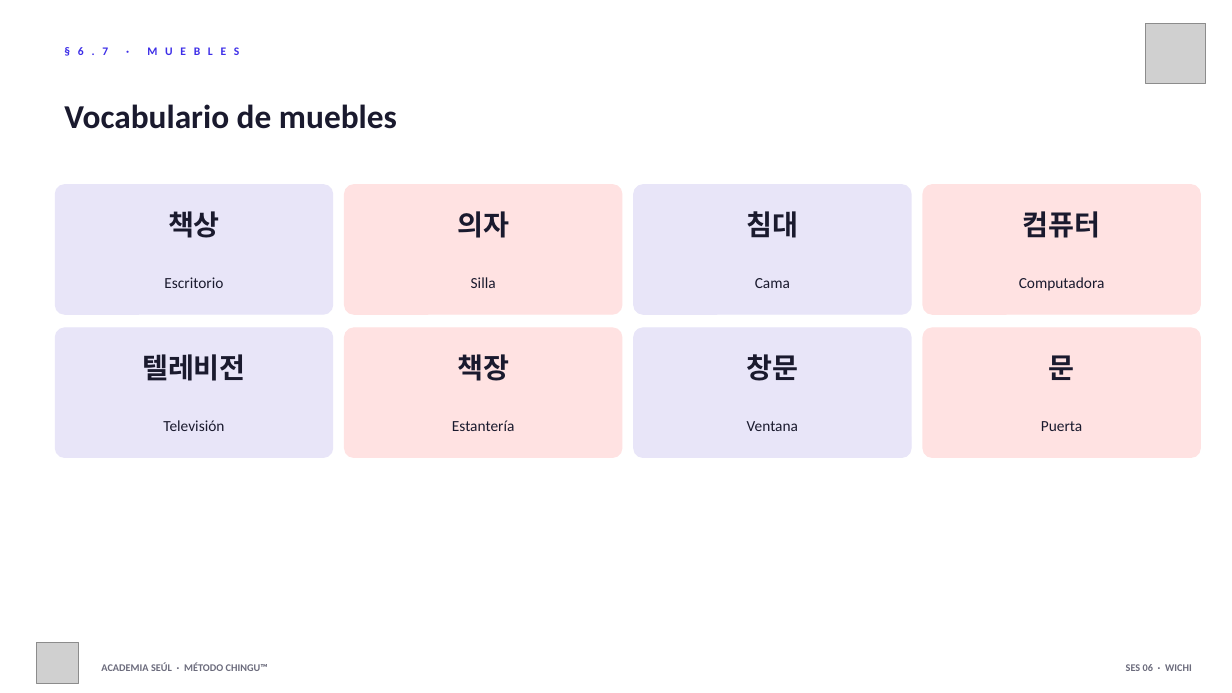
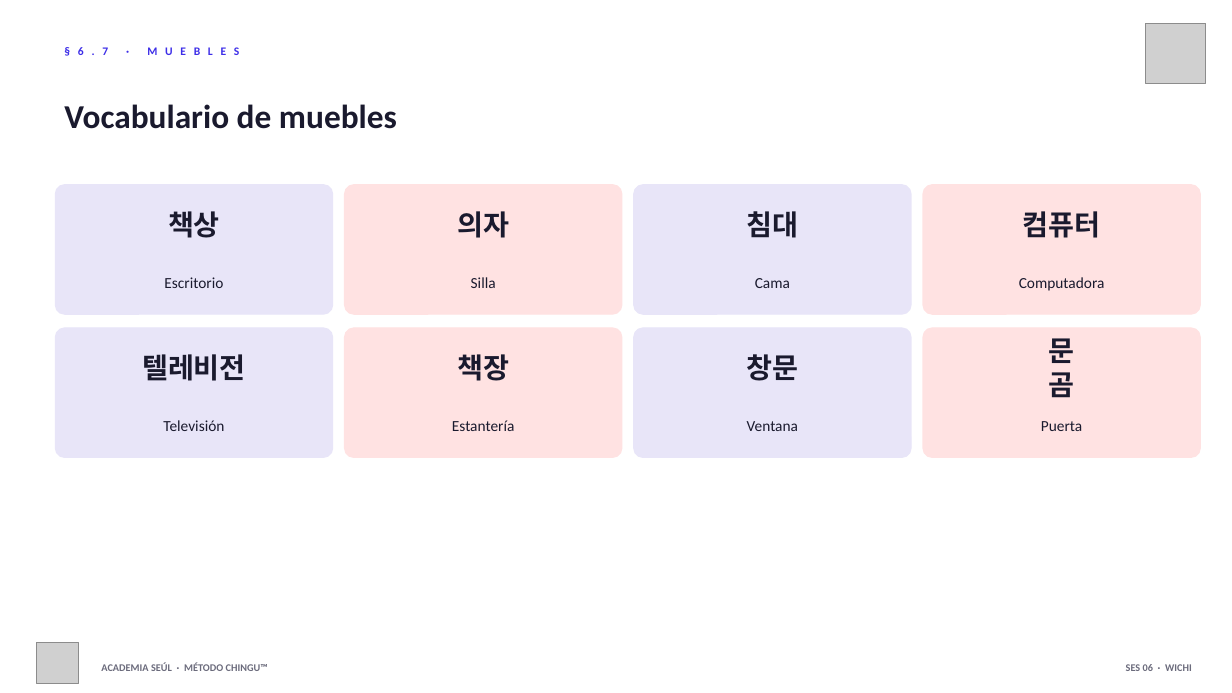
Before and after one commit to academiaseul/ACADEMIASEULWEB, a slide deck: slide 12 of A1_Nivel_1/06_Ubicacion/Sesion_06_Ubicacion.pptx (slide 10 before the commit). Drawn at 1232x693 pixels with LibreOffice and Linux fonts; fonts in the diff are those of the drawing; grey boxes stand for pictures. Boxes give left, top, right and bottom in pixels: in the first picture for what was removed or moved away, otherwise in the second. Text is boxed around its words. In the diff, an @@ line names an element or a change of style, - is before the commit and + after.

```diff
--- a/A1_Nivel_1/06_Ubicacion/Sesion_06_Ubicacion.pptx
+++ b/A1_Nivel_1/06_Ubicacion/Sesion_06_Ubicacion.pptx
@@ text at <box>1049,372,1075,398</box>: paragraph added @@
+곰
```
Also in this commit, not shown: 9 other slides changed, 2 slides added, 14 other files.
